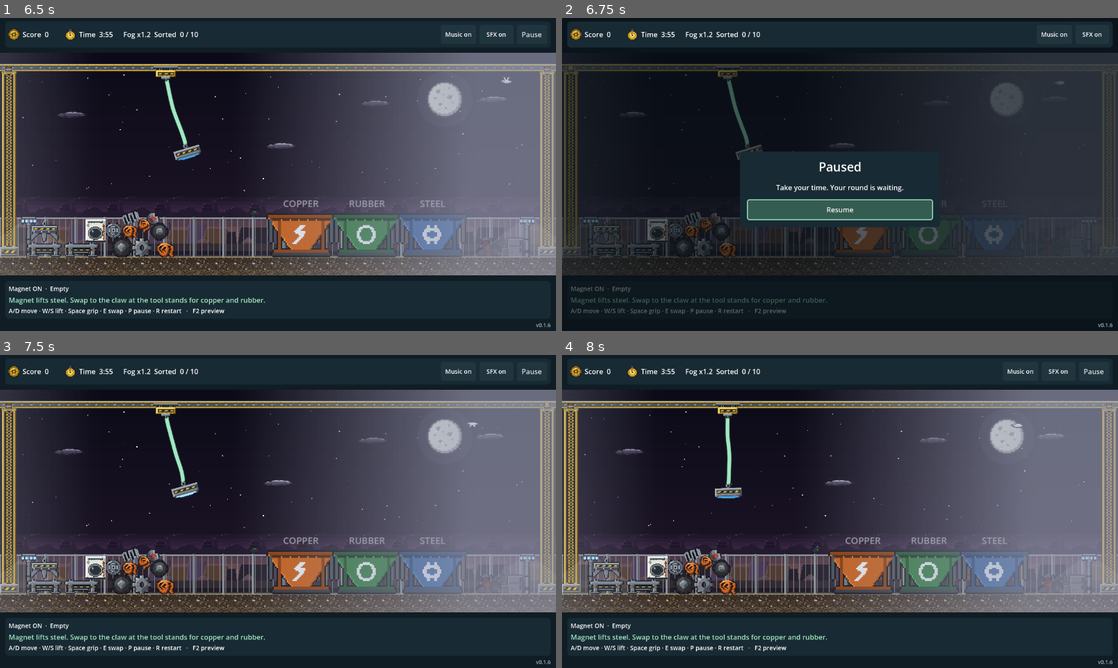
Above: before the commit, frames 1-4 (two rows, left to right).
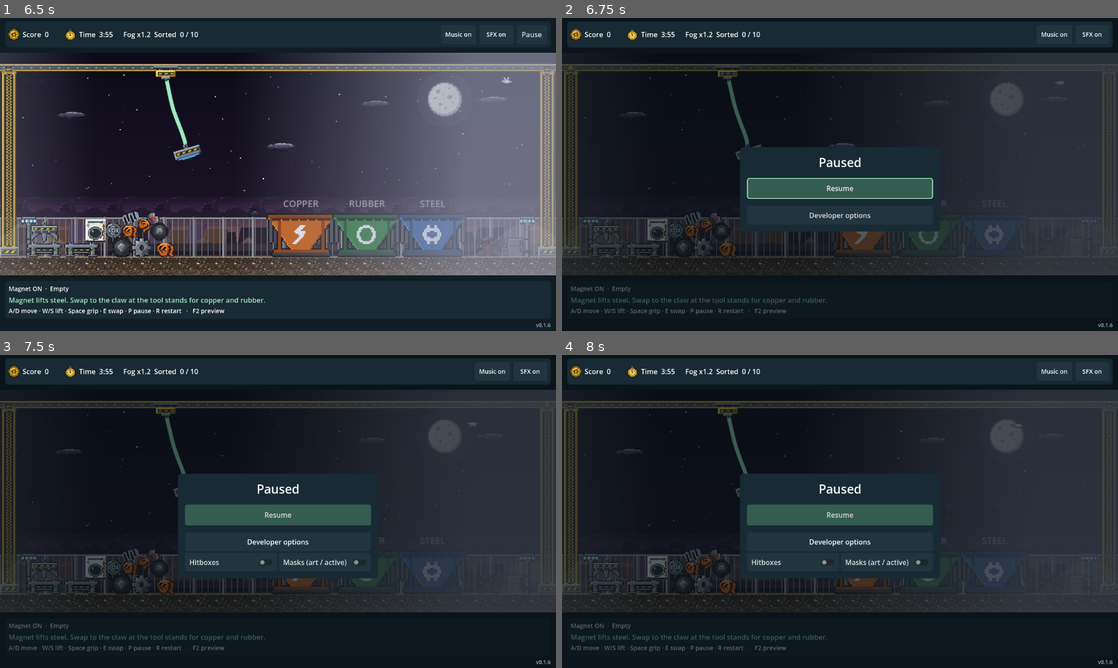
Above: after the commit, the same moments.

Repository: RaresKeY/pocket-salvage
Game: Godot game, scene res://scenes/main.tscn
The game is run twice, just before and just after one commit, with the same random seed, the same clock (stepped at 60 frames per second) and the same inputs.
Inputs (mouse positions are in pixels of both pictures, inside the frame that each line leads up to):
- Up to frame 1 (6.5 s): click "Play prototype" at 0.5 s; click "Start round" at 1.25 s; tap Enter at 2 s; move the mouse to (400, 158) at 2.02 s; hold D (salvage_right) 2.03-2.75 s; tap 1 at 2.1 s; click (400, 158) at 2.17 s; tap Space at 2.27, 2.57 s; drag from (166, 190) to (333, 205) at 2.77 s; click "SFX on" at 3.5 s; click "SFX off" at 4.25 s; click "Music on" at 5 s; click "Music off" at 5.75 s
- Up to frame 2 (6.75 s): click "Pause" at 6.5 s
- Up to frame 3 (7.5 s): click (278, 552) at 7.25 s, where only the run after the commit has a clickable "Developer options"
- Up to frame 4 (8 s): no input

Frame 1 is identical in both runs. In frame 2, 5.0% of the frame differs, in the area x 32-68%, y 41-69%; in frame 3, 51%; in frame 4, 51%, in the area x 0-100%, y 4-95%.

Commit message:
Add local-run pause developer overlays for hitboxes and masks

Diff:
--- a/labs/salvage/lab.gd
+++ b/labs/salvage/lab.gd
@@ -16,6 +16,7 @@
 const Bin = preload("res://scripts/round/sorting_bin.gd")
 const Controls = preload("res://scripts/input/salvage_input.gd")
 var controls: Node
+const DebugOverlay = preload("res://scripts/debug/yard_debug_overlay.gd")
 const HUD = preload("res://scripts/ui/round_hud.gd")
 const Burst = preload("res://scripts/fx/burst_2d.gd")
 const Heads = preload("res://scripts/crane/crane_heads.gd")
@@ -40,6 +41,7 @@
 var viewport: SubViewport
 var stage: SubViewportContainer
 var world: Node2D
+var debug_overlay: Node2D
 var hud: Control
 var round_state: Node
 var suspension: Node2D
@@ -98,6 +100,7 @@
 	var hud_layer := CanvasLayer.new()
 	add_child(hud_layer)
 	hud = HUD.new()
+	hud.developer_enabled = DebugOverlay.available()
 	hud.touch_enabled = controls.mobile_touch
 	hud.set_anchors_and_offsets_preset(PRESET_FULL_RECT)
 	hud_layer.add_child(hud)
@@ -106,6 +109,7 @@
 	hud.pause_requested.connect(toggle_pause)
 	hud.music_requested.connect(func(): set_music(not music_on))
 	hud.effects_requested.connect(func(): sfx.set_effects_enabled(not sfx.effects_enabled); refresh_hud())
+	hud.debug_requested.connect(_set_debug_overlay)
 	hud.layout_changed.connect(_fit)
 	hud.touch_controls.axes_changed.connect(controls.set_touch_axes)
 	hud.touch_controls.command_requested.connect(controls.touch_command)
@@ -202,6 +206,11 @@
 	world.add_child(weather)
 	weather.configure(Weather.find(forced_weather) if forced_weather != &"" else Weather.pick(Weather.profiles(),_weather_rng),_weather_rng.randi())
 	weather.attach(self)
+	if DebugOverlay.available():
+		if debug_overlay == null:
+			debug_overlay = DebugOverlay.new()
+			viewport.add_child(debug_overlay)
+		debug_overlay.configure(world, hud.hitboxes_check.button_pressed, hud.masks_check.button_pressed)
 	world.reset_physics_interpolation()
 	finish_reason = ""
 	round_state.configure(ROUND_SECONDS,payloads.size(),weather.profile.multiplier)
@@ -518,3 +527,6 @@
 	if what == NOTIFICATION_WM_WINDOW_FOCUS_OUT and controls != null: controls.release_controls()
 	if what == NOTIFICATION_WM_WINDOW_FOCUS_OUT and round_state != null and round_state.state == &"running":
 		round_state.set_paused(true)
+
+func _set_debug_overlay(hitboxes: bool, masks: bool) -> void:
+	if debug_overlay != null: debug_overlay.configure(world, hitboxes, masks)
--- /dev/null
+++ b/scripts/debug/yard_debug_overlay.gd
@@ -0,0 +1,70 @@
+extends Node2D
+## Source-run diagnostics only. Geometry and art masks are read, never modified.
+const VisualMask = preload("res://scripts/physics/visual_mask_2d.gd")
+var subject: Node2D
+var _dirty := false
+var hitboxes := false
+var masks := false
+var shapes: Array[CollisionShape2D] = []
+var art_masks: Array[Dictionary] = []
+var active_masks: Array[Node2D] = []
+
+static func available() -> bool:
+	return OS.has_feature("editor") and not OS.has_feature("standalone") and not OS.has_feature("web")
+
+func _ready() -> void:
+	process_mode = Node.PROCESS_MODE_ALWAYS
+	z_index = 4095
+	set_process(false)
+	get_tree().tree_changed.connect(func(): _dirty = true)
+
+func configure(root_node: Node2D, show_hitboxes: bool, show_masks: bool) -> void:
+	subject = root_node
+	hitboxes = show_hitboxes and available()
+	masks = show_masks and available()
+	_refresh()
+	visible = hitboxes or masks
+	set_process(visible)
+	queue_redraw()
+
+func _refresh() -> void:
+	shapes.clear()
+	art_masks.clear()
+	active_masks.clear()
+	if is_instance_valid(subject) and (hitboxes or masks): _collect(subject)
+	_dirty = false
+
+func _collect(node: Node) -> void:
+	if node is CollisionShape2D: shapes.append(node)
+	if node is VisualMask: active_masks.append(node)
+	if node is Sprite2D and node.texture != null:
+		var path: String = node.texture.resource_path.get_basename() + "_mask.png"
+		if ResourceLoader.exists(path):
+			art_masks.append({"sprite": node, "texture": load(path)})
+	for child in node.get_children(): _collect(child)
+
+func _process(_delta: float) -> void:
+	if _dirty: _refresh()
+	queue_redraw()
+
+func _draw() -> void:
+	if not is_instance_valid(subject): return
+	if masks:
+		for entry in art_masks:
+			var sprite: Sprite2D = entry.sprite
+			if not is_instance_valid(sprite) or not sprite.is_visible_in_tree(): continue
+			draw_set_transform_matrix(global_transform.affine_inverse() * sprite.global_transform)
+			draw_texture_rect(entry.texture, sprite.get_rect(), false, Color(1.0, 0.3, 0.8, 0.65))
+		for mask in active_masks:
+			if not is_instance_valid(mask) or not mask.enabled or mask.mask_texture == null: continue
+			draw_set_transform_matrix(global_transform.affine_inverse() * mask.global_transform)
+			var size: Vector2 = mask.mask_texture.get_size()
+			draw_texture_rect(mask.mask_texture, Rect2(-size * 0.5, size), false, Color(1.0, 0.6, 0.1, 0.7))
+	if hitboxes:
+		for part in shapes:
+			if not is_instance_valid(part) or part.disabled or part.shape == null: continue
+			draw_set_transform_matrix(global_transform.affine_inverse() * part.global_transform)
+			var color := Color(0.2, 1.0, 0.5, 0.55)
+			if part.get_parent() is Area2D: color = Color(0.2, 0.65, 1.0, 0.45)
+			part.shape.draw(get_canvas_item(), color)
+	draw_set_transform_matrix(Transform2D.IDENTITY)
--- a/scripts/ui/round_hud.gd
+++ b/scripts/ui/round_hud.gd
@@ -5,9 +5,16 @@
 signal pause_requested
 signal music_requested
 signal effects_requested
+signal debug_requested(hitboxes: bool, masks: bool)
 signal layout_changed
 
 const TouchController = preload("res://scripts/ui/touch_controller.gd")
+var developer_enabled := false
+var developer_section: VBoxContainer
+var developer_button: Button
+var developer_controls: HBoxContainer
+var hitboxes_check: CheckButton
+var masks_check: CheckButton
 var touch_enabled := false
 var touch_controls: HBoxContainer
 var modal_card: PanelContainer
@@ -147,6 +154,7 @@
 	action.add_theme_stylebox_override("normal", primary)
 	action.pressed.connect(_activate)
 	content.add_child(action)
+	if developer_enabled: _build_developer_options(content)
 	var version := Label.new()
 	version.name = "Version"
 	version.text = "v" + str(ProjectSettings.get_setting("application/config/version", "0.1.0"))
@@ -170,6 +178,34 @@
 	resized.connect(func(): _displayed = {}; present(_pending))
 	_responsive_layout()
 	present(_pending)
+
+func _build_developer_options(parent: VBoxContainer) -> void:
+	developer_section = VBoxContainer.new()
+	developer_section.add_theme_constant_override("separation", 4)
+	parent.add_child(developer_section)
+	developer_button = Button.new()
+	developer_button.text = "Developer options"
+	developer_button.toggle_mode = true
+	developer_button.custom_minimum_size.y = 40
+	developer_section.add_child(developer_button)
+	developer_controls = HBoxContainer.new()
+	developer_controls.visible = false
+	developer_section.add_child(developer_controls)
+	developer_button.toggled.connect(func(open: bool): developer_controls.visible = open)
+	hitboxes_check = CheckButton.new()
+	hitboxes_check.text = "Hitboxes"
+	hitboxes_check.custom_minimum_size.y = 40
+	hitboxes_check.size_flags_horizontal = SIZE_EXPAND_FILL
+	developer_controls.add_child(hitboxes_check)
+	masks_check = CheckButton.new()
+	masks_check.text = "Masks (art / active)"
+	masks_check.custom_minimum_size.y = 40
+	masks_check.size_flags_horizontal = SIZE_EXPAND_FILL
+	developer_controls.add_child(masks_check)
+	for button in [hitboxes_check, masks_check]:
+		button.toggled.connect(func(_on: bool): debug_requested.emit(hitboxes_check.button_pressed, masks_check.button_pressed))
+	hitboxes_check.tooltip_text = "Green: physical shapes. Blue: Area2D sensors. Disabled shapes are omitted."
+	masks_check.tooltip_text = "Pink: source art masks, not collision geometry. Orange: active visual occlusion masks."
 
 func _audio_button(parent: Node, text: String, hint: String, callback: Callable) -> Button:
 	var button := Button.new()
@@ -246,12 +282,19 @@
 	magnet_label.text = "%s  ·  %s" % [grip, "Carrying " + held if not held.is_empty() else "Empty"]
 	feedback_label.text = str(data.get("feedback", ""))
 	feedback_label.visible = not feedback_label.text.is_empty()
+	if developer_section != null:
+		developer_section.visible = state == "paused"
+		if state != "paused":
+			developer_button.set_pressed_no_signal(false)
+			developer_controls.hide()
 	modal.visible = state != "running"
 	pause_button.visible = state == "running"
+	details.visible = true
 	match state:
 		"paused":
 			heading.text = "Paused"
-			details.text = "Take your time. Your round is waiting."
+			details.text = "" if developer_enabled else "Take your time. Your round is waiting."
+			details.visible = not developer_enabled
 			action.text = "Resume"
 		"finished":
 			heading.text = "Round complete"
@@ -292,7 +335,7 @@
 	bottom_panel.offset_right = -12 - world_right_inset
 	hints_label.visible = not compact_touch_landscape
 	footer.vertical = touch_enabled and size.x < 600
-	var compact_modal := touch_enabled and size.y < 400
+	var compact_modal := (touch_enabled or developer_enabled) and size.y < 420
 	modal_content.add_theme_constant_override("separation", 8 if compact_modal else 16)
 	heading.add_theme_font_size_override("font_size", 24 if compact_modal else 28)
 	details.add_theme_font_size_override("font_size", 14 if compact_modal else 16)
--- /dev/null
+++ b/tests/debug_overlay_test.gd
@@ -0,0 +1,43 @@
+extends SceneTree
+func _initialize() -> void: call_deferred("run")
+func run() -> void:
+	var plain_hud = load("res://scripts/ui/round_hud.gd").new()
+	root.add_child(plain_hud)
+	assert(plain_hud.developer_section == null, "Normal HUD has no developer controls")
+	root.remove_child(plain_hud)
+	plain_hud.free()
+	var game = load("res://labs/salvage/lab.tscn").instantiate()
+	game.forced_weather = &"clear"
+	root.add_child(game)
+	await process_frame
+	assert(not game.hud.developer_section.visible, "Options belong only to pause")
+	game.start_round()
+	game.toggle_pause()
+	assert(game.hud.developer_section.visible)
+	game.hud.developer_button.button_pressed = true
+	game.hud.hitboxes_check.button_pressed = true
+	game.hud.masks_check.button_pressed = true
+	assert(game.debug_overlay.shapes.size() > 10)
+	assert(game.debug_overlay.art_masks.size() > 0)
+	assert(game.debug_overlay.is_processing())
+	var position_before: Vector2 = game.tip.position
+	await process_frame
+	assert(game.tip.position == position_before, "Overlay cannot advance paused physics")
+	var extra := CollisionShape2D.new()
+	extra.shape = RectangleShape2D.new()
+	game.tip.add_child(extra)
+	await process_frame
+	await process_frame
+	assert(extra in game.debug_overlay.shapes, "New head/body geometry is collected while enabled")
+	extra.free()
+	game.toggle_pause()
+	assert(not game.hud.developer_section.visible)
+	game.restart_round()
+	assert(game.debug_overlay.subject == game.world)
+	game.hud.hitboxes_check.button_pressed = false
+	game.hud.masks_check.button_pressed = false
+	assert(not game.debug_overlay.is_processing())
+	root.remove_child(game)
+	game.free()
+	print("DEVELOPER_TEST_OK")
+	quit()
Not shown, added: scripts/debug/yard_debug_overlay.gd.uid
Not shown, added: tests/debug_overlay_test.gd.uid
Not shown, changed: design/round_hud.md
Not shown, changed: prompts/source/README.md
Not shown, added: prompts/source/local-developer-options.md
Not shown, changed: specs/physics.md
Not shown, changed: specs/round_hud.md
Not shown, changed: tests/run_checks.py
